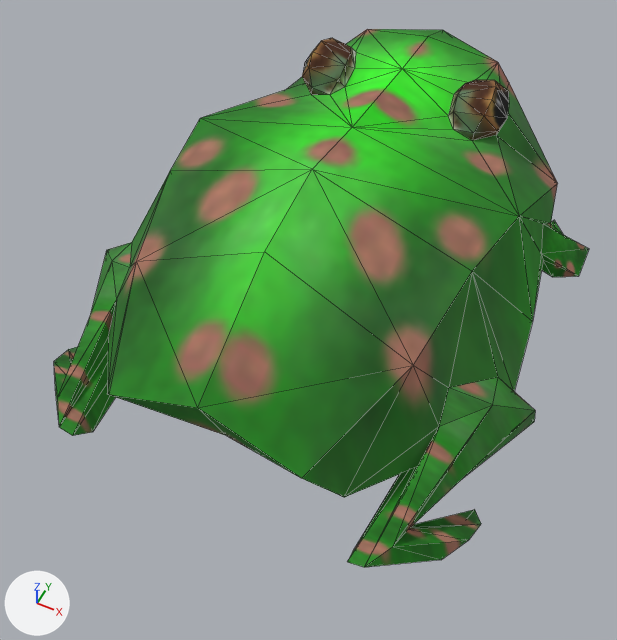
One commit to the glTF model public/assets/models/props/critters__frogskin.glb: the scene before it, then after it.
The view is the same before and after, from a camera (50 mm lens) standing at (5.66, -12.69, 12.74) and looking at (0.15, -1.67, -1.03). The lights are fixed; the arrows at lower left show +X, +Y and +Z. The picture after the commit comes second. Both versions are drawn at frame 14 of the action 'spit'; the numbers are the values there. Mesh edges are drawn as thin lines. Vertices at exactly the same position are counted once.

Objects in the first picture: 'frog'.
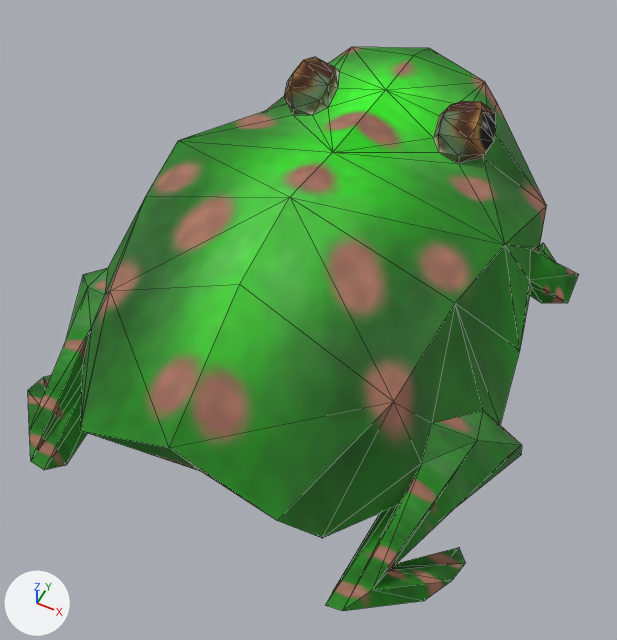
Changed parts and their boxes [x1, y1, x2, y2] in the pictures (617 x 640 px):
'frog', reshaped, turned, moved
    before: [54, 29, 589, 567]
    after: [28, 47, 579, 611]

Patch to the scene script:
```diff
--- a/public/assets/models/props/critters__frogskin.glb.py
+++ b/public/assets/models/props/critters__frogskin.glb.py
@@ me_frog @@
 # used by ob_frog; parent = ob_ztoy; location = (0.0, 0.0, 0.0)
-me_frog.from_pydata(...)  # 201 vertices, 398 faces; spans x -5.25..5.25, y -2.67..2.67, z -5.98..5.98
+me_frog.from_pydata(...)  # 201 vertices, 398 faces; spans x -5.25..5.25, y -2.67..2.67, z -6.89..5.07
+# me_frog part 1: 201 of 201 vertices moved; they spanned x -5.25..5.25, y -2.67..2.67, z -5.98..5.98 and now span x -5.25..5.25, y -2.67..2.67, z -6.89..5.07; mean shift (0.0, 0.08, -0.93)
 me_frog.materials.append(mat_frogskin_jpg)
@@ ob_frog @@
 ob_frog = bpy.data.objects.new('frog', me_frog)
-ob_frog.parent = ob_ztoy
 ob_frog.location = (0.0, 0.0, 0.0)
+ob_frog.rotation_euler = (-1.571, 0.0, 0.0)  # degrees (-90, 0, 0)
```
